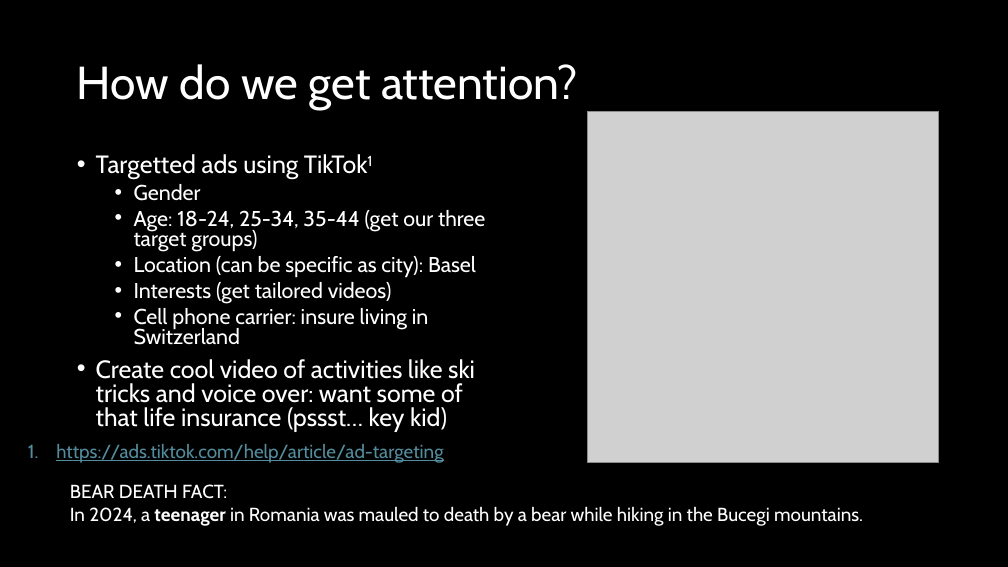
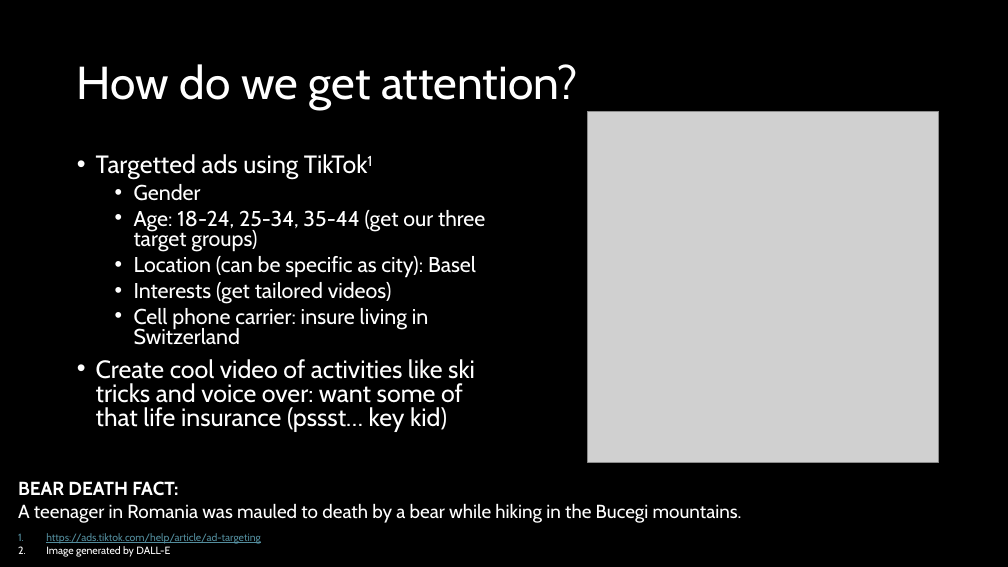
Before and after one commit to snophey/baselhack_2024, a slide deck: slide 3 of assets/presentation/ChatAVR.pptx. Drawn at 1008x567 pixels with LibreOffice and Linux fonts; fonts in the diff are those of the drawing; grey boxes stand for pictures. Boxes give left, top, right and bottom in pixels: in the first picture for what was removed or moved away, otherwise in the second. Text is boxed around its words. In the diff, an @@ line names an element or a change of style, - is before the commit and + after.

Commit message:
updated slides

```diff
--- a/assets/presentation/ChatAVR.pptx
+++ b/assets/presentation/ChatAVR.pptx
@@ text "BEAR DEATH FACT:": place and size @@
-text "BEAR DEATH FACT:" at box(70, 484, 863, 526)
+text "BEAR DEATH FACT:" at box(18, 481, 742, 523)
@@ text at box(18, 503, 742, 523): text changed @@
-In 2024, a teenager in Romania was mauled to death by a bear while hiking in the Bucegi mountains.
+A teenager in Romania was mauled to death by a bear while hiking in the Bucegi mountains.
@@ text at box(18, 481, 178, 496): bold on in "BEAR DEATH FACT:" @@
@@ text "https://ads.tiktok.com/help/article/ad-targeting": place and size @@
-text "https://ads.tiktok.com/help/article/ad-targeting" at box(56, 444, 443, 463)
+text "https://ads.tiktok.com/help/article/ad-targeting" at box(46, 533, 261, 557)
@@ text at box(46, 533, 261, 544): size 18 to 10 pt in "https://ads.tiktok.com/help/article/ad-targeting" @@
@@ text at box(46, 546, 170, 557): paragraph added @@
+2. Image generated by DALL-E
```
Also in this commit, not shown: 5 other slides changed.
